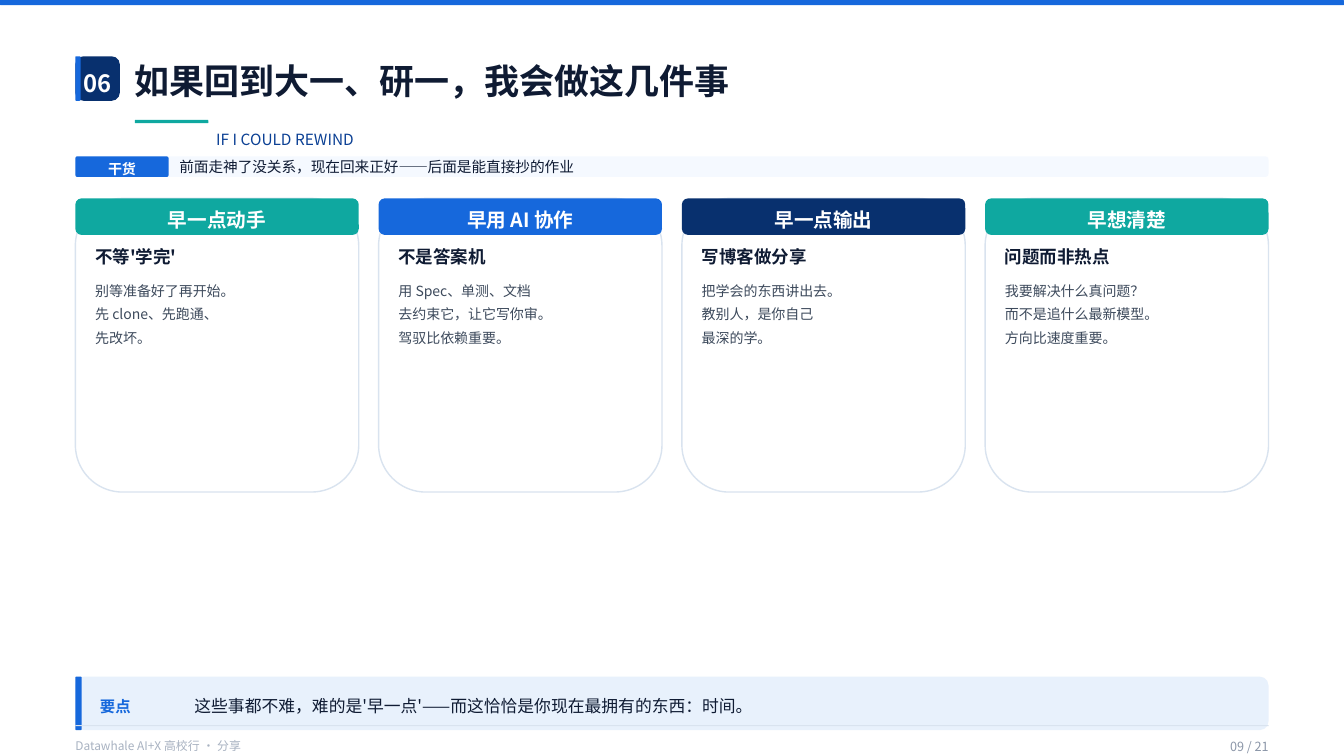
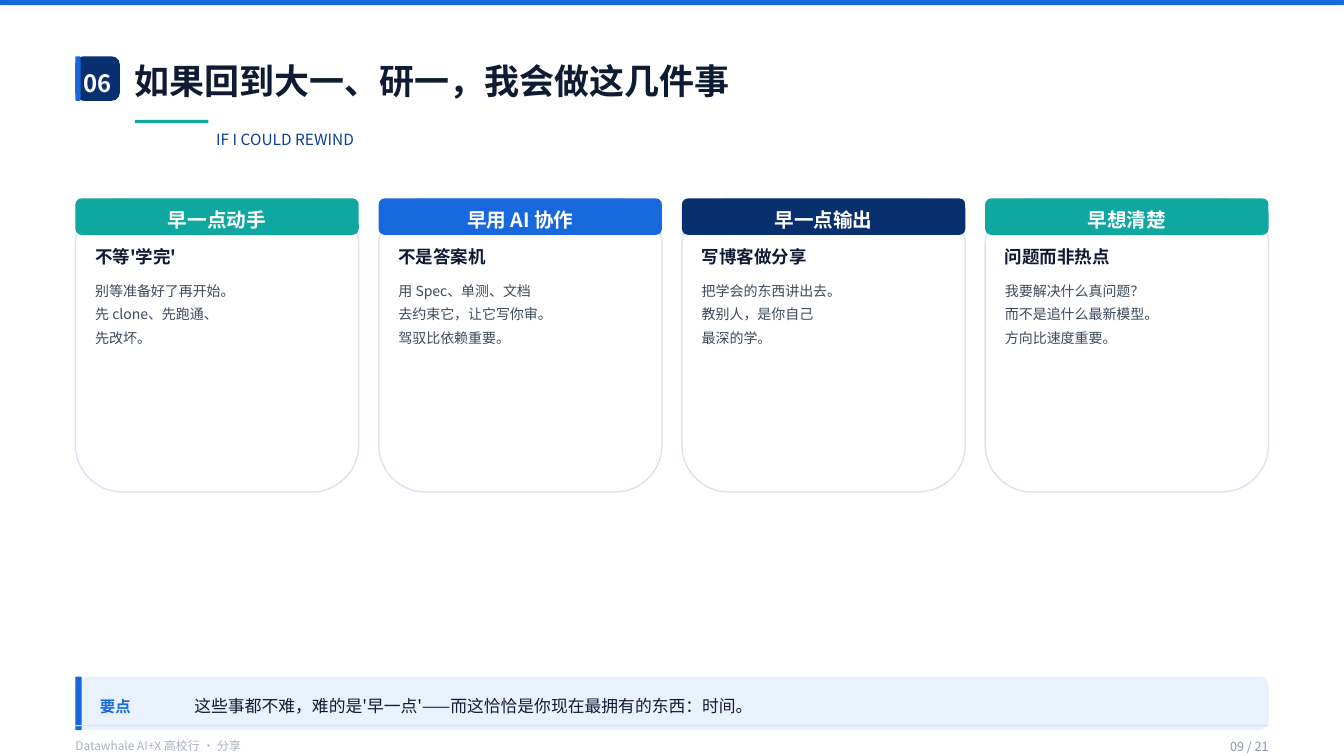
Before and after one commit to Frocir/aix-talk, a slide deck: slide 9 of aix-talk-26pages.pptx. Drawn at 1344x756 pixels with LibreOffice and Linux fonts; fonts in the diff are those of the drawing. Boxes give left, top, right and bottom in pixels: in the first picture for what was removed or moved away, otherwise in the second. Text is boxed around its words. In the diff, an @@ line names an element or a change of style, - is before the commit and + after.

```diff
--- a/aix-talk-26pages.pptx
+++ b/aix-talk-26pages.pptx
@@ rounded rectangle removed at [76, 156, 1269, 176] @@
@@ rounded rectangle removed at [76, 156, 169, 176] @@
@@ text removed at [108, 162, 136, 179] @@
-干货
@@ text removed at [179, 159, 574, 174] @@
-前面走神了没关系，现在回来正好——后面是能直接抄的作业
```
Also in this commit, not shown: 8 other slides changed, 1 other file.
